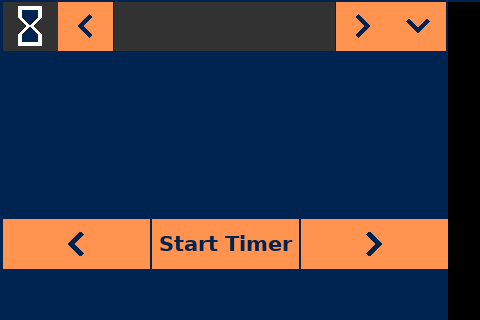
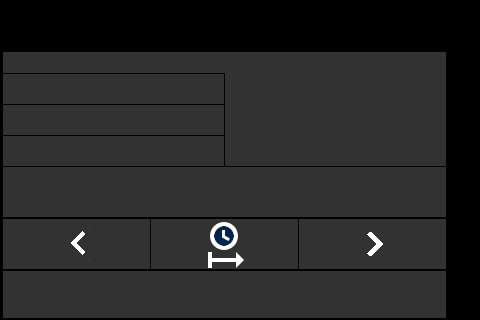
Layered file, before and after one edit (480x320). Changes by layer:
added layer "Next #3" above "Next #2" over left=3, top=74, right=224, bottom=104
added layer "Next #2" above "Next #1" over left=3, top=105, right=224, bottom=135
added layer "Next #1" above "FriendlyName 443x30" over left=3, top=136, right=224, bottom=166
added layer "FriendlyName 443x30" above "Next" over left=3, top=167, right=446, bottom=217
renamed "Lag2" to "Next", moved it above "Start", painted on it over left=299, top=219, right=448, bottom=269
renamed "Start Timer" to "Start", moved it above "Prev", painted on it over left=151, top=219, right=298, bottom=269
removed layer "Lag3" over left=152, top=219, right=299, bottom=269
renamed "Lag1" to "Prev", moved it above "NaviSup_55x49", painted on it over left=3, top=219, right=150, bottom=269
hid "NaviSup_55x49", painted on it over left=391, top=2, right=446, bottom=51
hid "NaviRight_55x49", painted on it over left=336, top=2, right=391, bottom=51
hid "NaviTime_221x49" over left=114, top=2, right=335, bottom=51
hid "NaviLeft_55x49", painted on it over left=58, top=2, right=113, bottom=51
hid "PageLogo_55x49", painted on it over left=3, top=2, right=58, bottom=51
painted on "baggrund" over left=0, top=0, right=480, bottom=320
